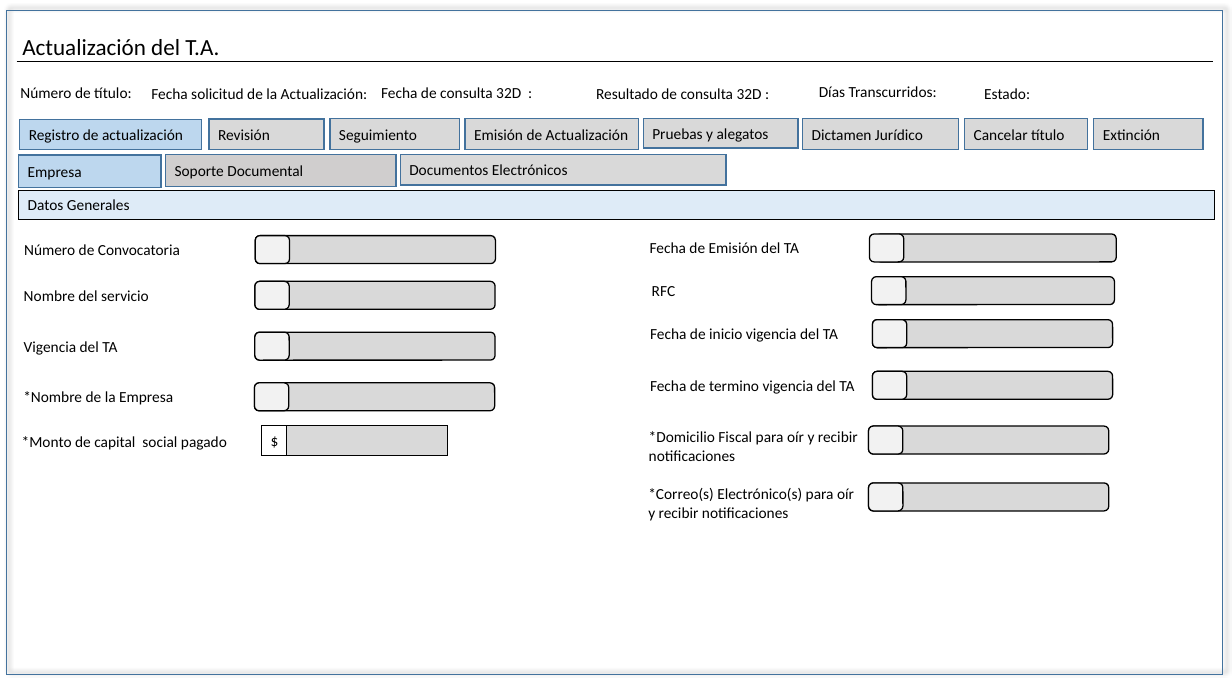
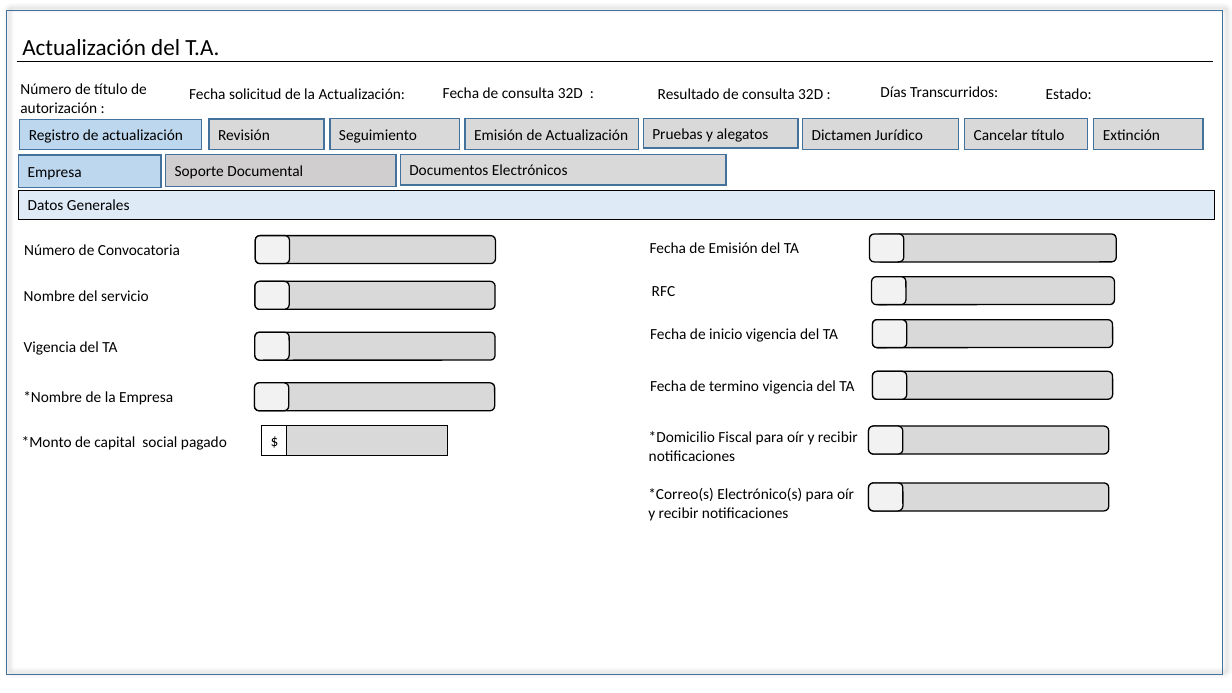
Before and after one commit to EDDIE83/Documentos, a slide deck: slide 24 of TAF 092019/PANTALAS EIU´S Actualizacion.pptx. Drawn at 1232x693 pixels with LibreOffice and Linux fonts; fonts in the diff are those of the drawing. Boxes give left, top, right and bottom in pixels: in the first picture for what was removed or moved away, otherwise in the second. Text is boxed around its words. In the diff, an @@ line names an element or a change of style, - is before the commit and + after.

```diff
--- a/TAF 092019/PANTALAS EIU´S Actualizacion.pptx
+++ b/TAF 092019/PANTALAS EIU´S Actualizacion.pptx
@@ text at <box>20,83,147,113</box>: text changed @@
-Número de título:
+Número de título de autorización :
@@ text "Fecha solicitud de la Actualización:": place and size @@
-text "Fecha solicitud de la Actualización:" at <box>151,88,368,99</box>
+text "Fecha solicitud de la Actualización:" at <box>189,88,406,99</box>
@@ 4 texts: place and size @@
-4 texts at <box>381,86,1030,99</box>
+4 texts at <box>443,86,1092,99</box>
```
Also in this commit, not shown: 20 other slides changed, 2 other files.
